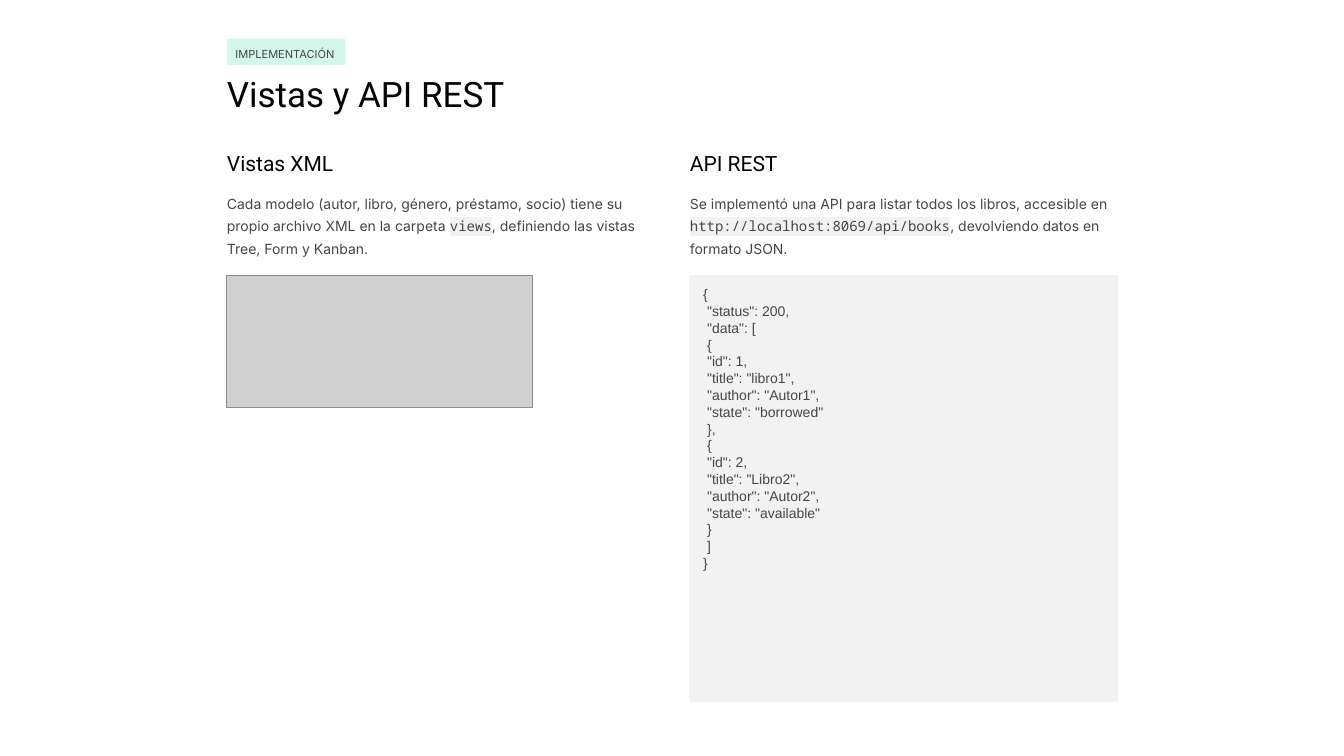
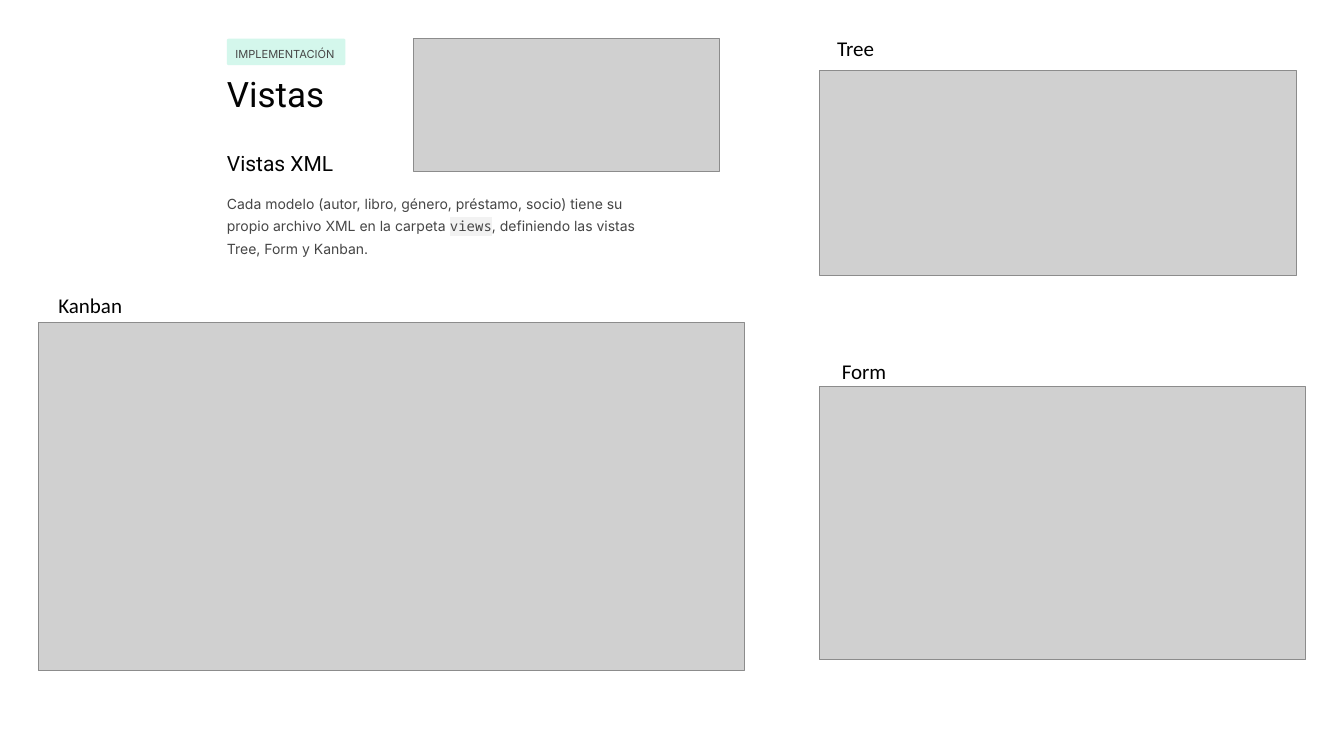
Before and after one commit to YuboLin-GitH/Practica11_Library_Yubo, a slide deck: slide 8 of PROYECTO-Libreria.pptx (slide 7 before the commit). Drawn at 1344x756 pixels with LibreOffice and Linux fonts; fonts in the diff are those of the drawing; grey boxes stand for pictures; background and template pictures are left out. Boxes give left, top, right and bottom in pixels: in the first picture for what was removed or moved away, otherwise in the second. Text is boxed around its words. In the diff, an @@ line names an element or a change of style, - is before the commit and + after.

```diff
--- a/PROYECTO-Libreria.pptx
+++ b/PROYECTO-Libreria.pptx
@@ picture: place and size @@
-picture at (227, 276, 533, 407)
+picture at (413, 39, 719, 171)
@@ text added at (837, 42, 874, 56), 18 pt, text #000000 @@
+Tree
@@ text at (227, 81, 324, 108): text changed @@
-Vistas y API REST
+Vistas
@@ picture added at (819, 71, 1297, 276) @@
@@ text removed at (690, 156, 778, 172) @@
-API REST
@@ text removed at (690, 198, 1107, 254) @@
-Se implementó una API para listar todos los libros, accesible en http://localhost:8069/api/books, devolviendo datos en formato JSON.
@@ text added at (58, 298, 122, 313), 18 pt, text #000000 @@
+Kanban
@@ rounded rectangle removed at (689, 276, 1118, 702) @@
@@ rounded rectangle removed at (690, 276, 1117, 702) @@
@@ picture added at (39, 323, 744, 671) @@
@@ text removed at (707, 306, 823, 518) @@
-{
-"status": 200,
-"data": [
-{
-"id": 1,
-"title": "libro1",
-"author": "Autor1",
-"state": "borrowed"
-},
-{
-"id": 2,
-"title": "Libro2",
-"author": "Autor2",
-"state": "available"
-}
-]
-}
@@ picture added at (819, 387, 1305, 660) @@
@@ text added at (842, 365, 886, 379), 18 pt, text #000000 @@
+Form
```
Also in this commit, not shown: 4 other slides changed, 2 slides added.
